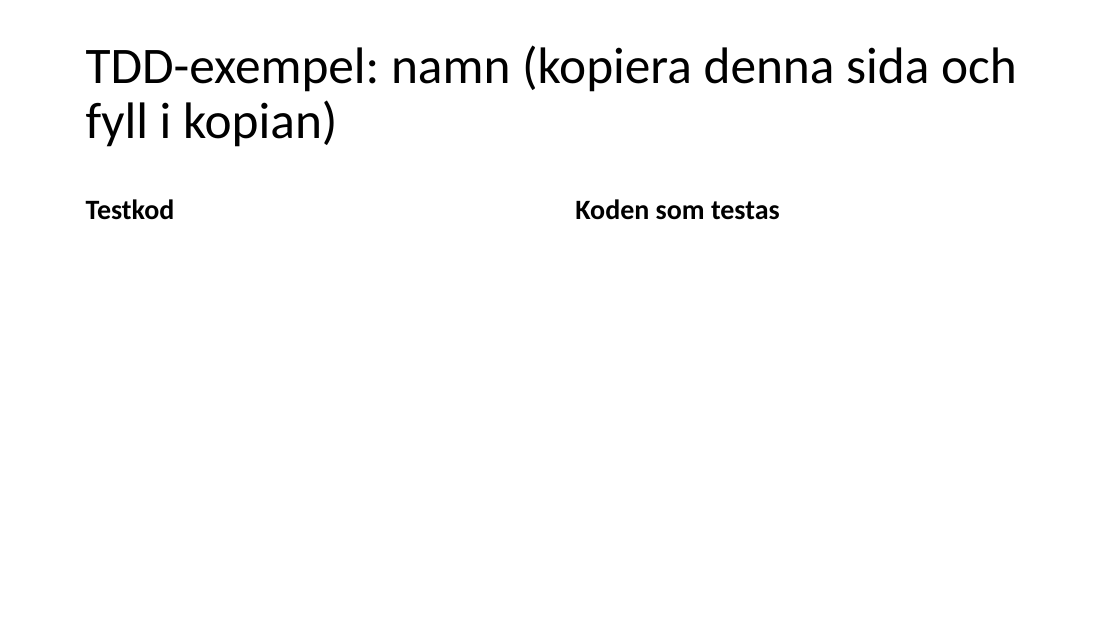
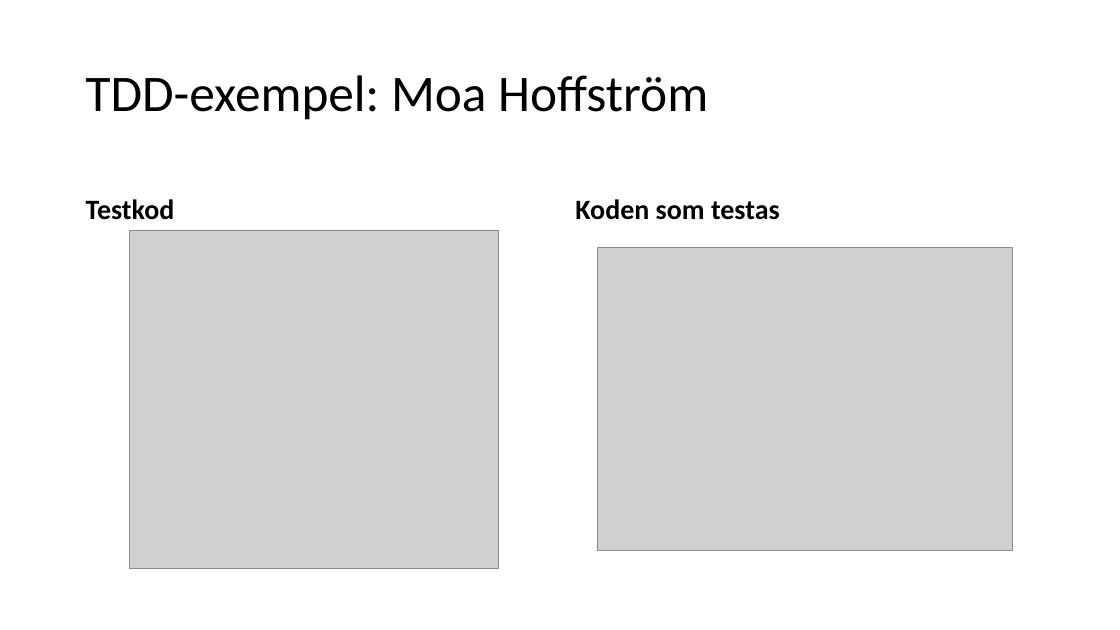
Before and after one commit to knopp10000/Inte_Roligt, a slide deck: slide 8 of slutredovisning.pptx (slide 5 before the commit). Drawn at 1120x630 pixels with LibreOffice and Linux fonts; fonts in the diff are those of the drawing; grey boxes stand for pictures. Boxes give left, top, right and bottom in pixels: in the first picture for what was removed or moved away, otherwise in the second. Text is boxed around its words. In the diff, an @@ line names an element or a change of style, - is before the commit and + after.

Commit message:
Moa added things

```diff
--- a/slutredovisning.pptx
+++ b/slutredovisning.pptx
@@ title at (86, 75, 708, 120): text changed @@
-TDD-exempel: namn (kopiera denna sida och fyll i kopian)
+TDD-exempel: Moa Hoffström
@@ picture added at (129, 230, 499, 569) @@
@@ picture added at (597, 248, 1012, 551) @@
```
Also in this commit, not shown: 4 other slides changed, 3 slides added, 1 slide removed.
